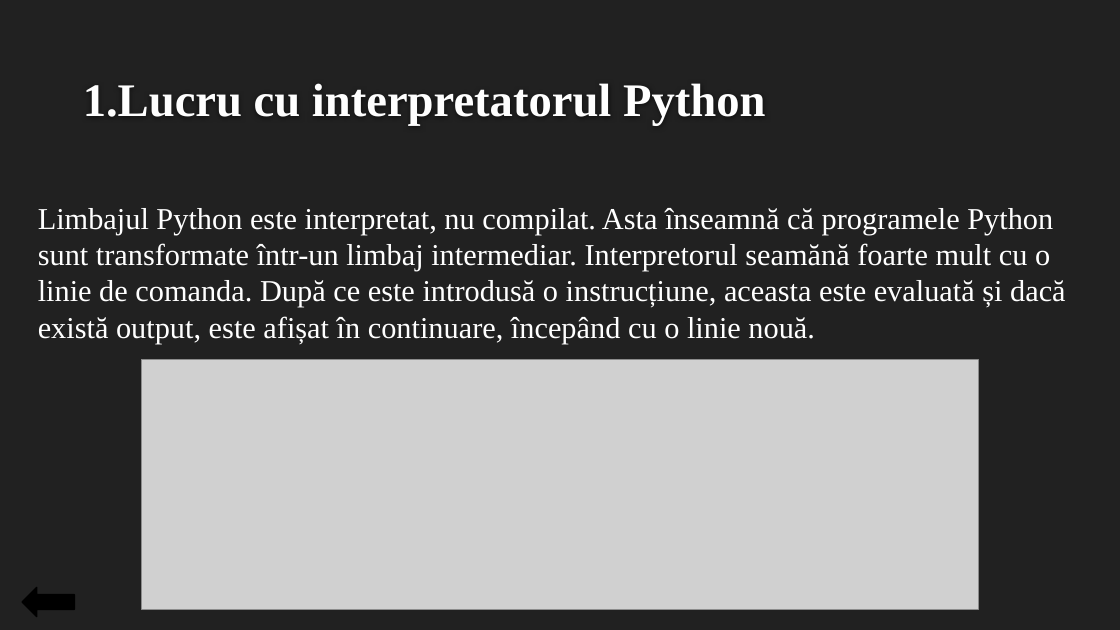
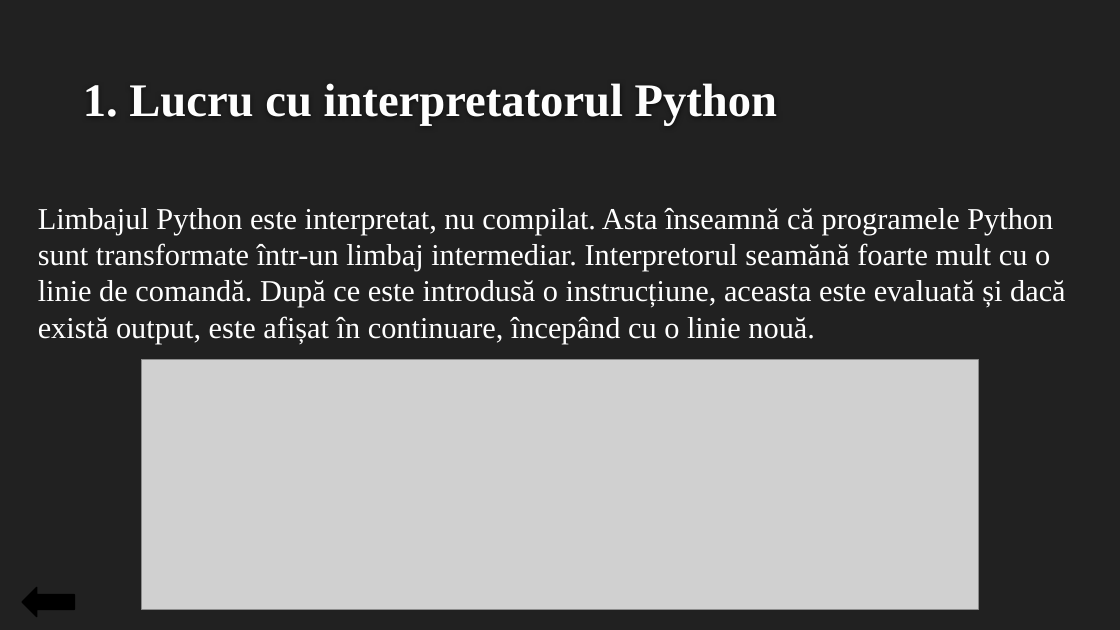
Before and after one commit to CernolevCorina/Python_introduction, a slide deck: slide 5 of Introducere în limbajul de programare Python.pptx. Drawn at 1120x630 pixels with LibreOffice and Linux fonts; fonts in the diff are those of the drawing; grey boxes stand for pictures; background and template pictures are left out. Boxes give left, top, right and bottom in pixels: in the first picture for what was removed or moved away, otherwise in the second. Text is boxed around its words. In the diff, an @@ line names an element or a change of style, - is before the commit and + after.

```diff
--- a/Introducere în limbajul de programare Python.pptx
+++ b/Introducere în limbajul de programare Python.pptx
@@ title "Lucru cu interpretatorul Python" rewrapped from [83, 83, 766, 126] to [129, 83, 778, 126] @@
@@ text at [38, 208, 1066, 344]: text changed @@
-Limbajul Python este interpretat, nu compilat. Asta înseamnă că programele Python sunt transformate într-un limbaj intermediar. Interpretorul seamănă foarte mult cu o linie de comanda. După ce este introdusă o instrucțiune, aceasta este evaluată și dacă există output, este afișat în continuare, începând cu o linie nouă.
+Limbajul Python este interpretat, nu compilat. Asta înseamnă că programele Python sunt transformate într-un limbaj intermediar. Interpretorul seamănă foarte mult cu o linie de comandă. După ce este introdusă o instrucțiune, aceasta este evaluată și dacă există output, este afișat în continuare, începând cu o linie nouă.
```
Also in this commit, not shown: 9 other slides changed, 1 slide added, 1 other file.
